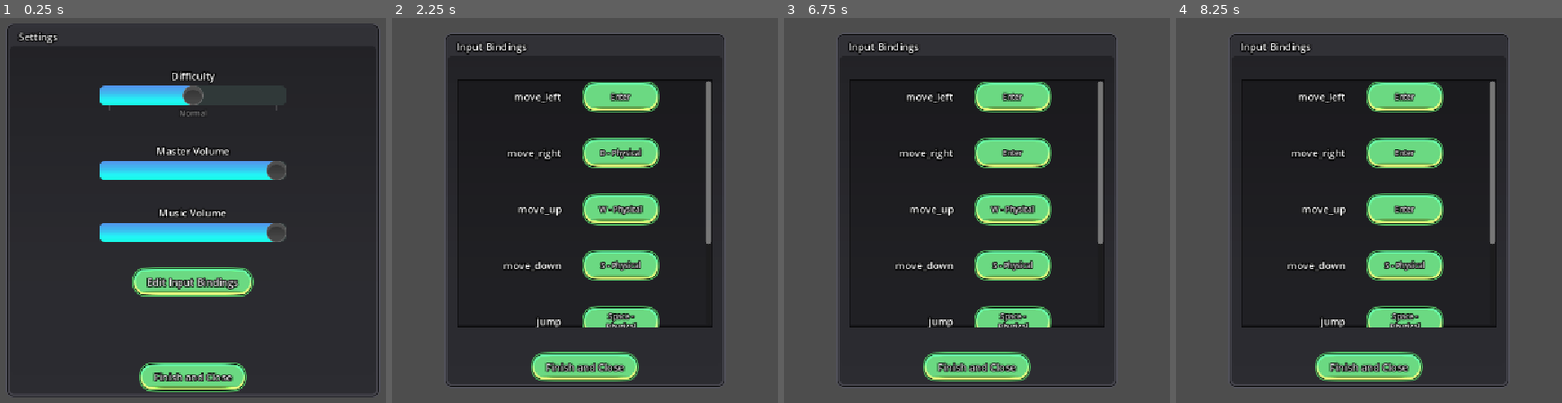
Above: before the commit, frames 1-4 (left to right).
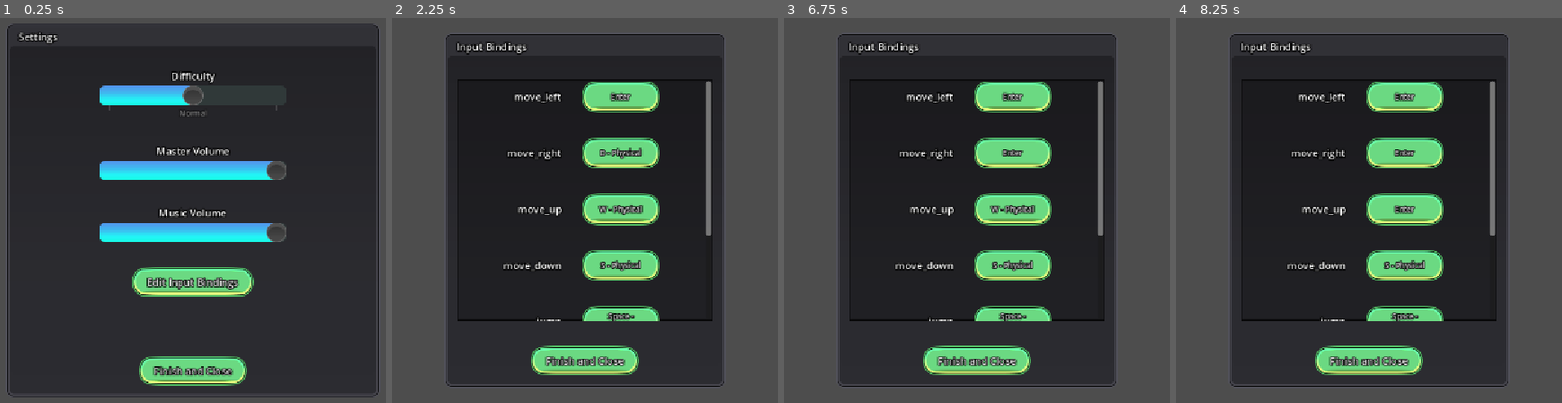
Above: after the commit, the same moments.

Repository: coco4332/Week6-Accessibility
Game: Godot game, scene res://obj/ui/menu_setttings.tscn
Same seed, same stepped clock (60 frames per second), same inputs: the game is played once before the commit and once after it. The project has no main scene, so this scene is started directly.
Inputs (mouse positions are in pixels of both pictures, inside the frame that each line leads up to):
- Up to frame 1 (0.25 s): no input
- Up to frame 2 (2.25 s): click "Edit Input Bindings" at 0.5 s; click "A - Physical" at 1.25 s; tap Enter at 2 s; move the mouse to (743, 191) at 2.02 s
- Up to frame 3 (6.75 s): click "Enter" at 2.75 s; tap Enter at 3.5, 5, 6.5 s; move the mouse to (834, 229) at 3.52 s; click "Enter" at 4.25 s; move the mouse to (1050, 121) at 5.02 s; click "D - Physical" at 5.75 s; move the mouse to (942, 291) at 6.52 s
- Up to frame 4 (8.25 s): click "W - Physical" at 7.25 s; tap Enter at 8 s; move the mouse to (outside the picture) at 8.02 s

The runs differ from the first frame. In frame 1, 2.1% of the frame differs, in the area x 36-64%, y 87-98%; in frame 2, 2.9%, in the area x 16-84%, y 56-95%; in frame 3, 2.9%; in frame 4, 2.9%.

Commit message:
tweak layout for settings

Diff:
--- a/week-6-accessibility/obj/ui/menu_setttings.tscn
+++ b/week-6-accessibility/obj/ui/menu_setttings.tscn
@@ -51,7 +51,7 @@
 offset_left = 20.0
 offset_top = 10.0
 offset_right = -20.0
-offset_bottom = -10.0
+offset_bottom = -20.0
 grow_horizontal = 2
 grow_vertical = 2
 theme_override_constants/separation = 40
@@ -178,7 +178,7 @@
 offset_left = 20.0
 offset_top = 10.0
 offset_right = -20.0
-offset_bottom = -10.0
+offset_bottom = -20.0
 grow_horizontal = 2
 grow_vertical = 2
 theme_override_constants/separation = 40
